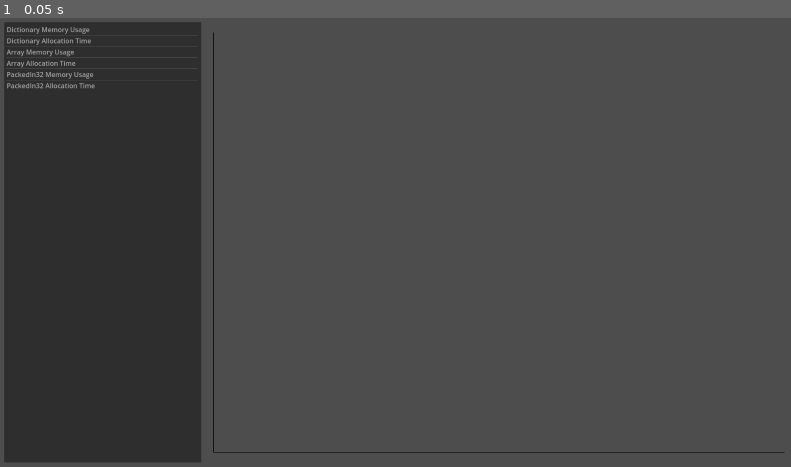
Above: before the commit, frame 1.
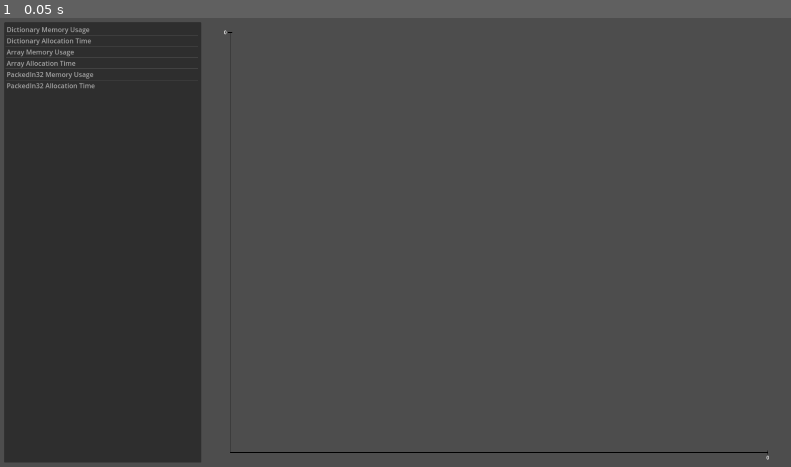
Above: after the commit, the same moment.

Repository: Viele/godot_benchmark
Game: Godot game, scene res://startup.tscn
Two runs of this game, one before a commit and one after it. Both use one fixed random seed, a clock stepped at 60 frames per second and the inputs below.
Inputs:
- Up to frame 1 (0.05 s): no input

The runs differ from the first frame. In frame 1, 0.3% of the frame differs, in the area x 26-100%, y 2-99%.

Commit message:
nicer graph

Diff:
--- a/benchmark_result.gd
+++ b/benchmark_result.gd
@@ -9,6 +9,17 @@
 
 var name: String
 var data: PackedVector2Array
-var x_unit: UnitType
-var y_unit: UnitType
+var x_unit: UnitType = UnitType.DATA_SIZE
+var y_unit: UnitType = UnitType.DATA_SIZE
 var color: Color = Color.PINK
+
+static func unit_type_to_string(value: UnitType) -> String:
+    match value:
+        UnitType.MEMORY:
+            return "B"
+        UnitType.TIME:
+            return "usec"
+        UnitType.DATA_SIZE:
+            return "#"
+
+    return "unknown"
--- a/benchmarks/dictionary_benchmark.gd
+++ b/benchmarks/dictionary_benchmark.gd
@@ -1,6 +1,7 @@
 class_name DictionaryBenchmark
 extends AbstractBenchmark
 
+const _BASE_COLOR = Color(0.2, 0.8, 0.2)
 
 static func run() -> Array[BenchmarkResult]:
     var results: Array[BenchmarkResult] = []
@@ -8,10 +9,14 @@
     var memory_result := BenchmarkResult.new()
     memory_result.name = "Dictionary Memory Usage"
     results.append(memory_result)
+    memory_result.y_unit = BenchmarkResult.UnitType.MEMORY
+    memory_result.color = _BASE_COLOR * 0.9
 
     var time_result := BenchmarkResult.new()
     time_result.name = "Dictionary Allocation Time"
     results.append(time_result)
+    memory_result.y_unit = BenchmarkResult.UnitType.TIME
+    time_result.color = _BASE_COLOR * Color(0.8, 0.8, 1)
 
     var size = 1
     while size < BenchmarkConstants.MAX_ITERABLE_LENGTH:
--- a/benchmarks/packed32_benchmark.gd
+++ b/benchmarks/packed32_benchmark.gd
@@ -9,13 +9,13 @@
     var memory_result := BenchmarkResult.new()
     memory_result.name = "PackedIn32 Memory Usage"
     results.append(memory_result)
-    memory_result.x_unit = BenchmarkResult.UnitType.DATA_SIZE
     memory_result.y_unit = BenchmarkResult.UnitType.MEMORY
     memory_result.color = _BASE_COLOR * 0.9
 
     var time_result := BenchmarkResult.new()
     time_result.name = "PackedIn32 Allocation Time"
     results.append(time_result)
+    memory_result.y_unit = BenchmarkResult.UnitType.TIME
     time_result.color = _BASE_COLOR * Color(0.8, 0.8, 1)
 
     var size = 1
--- a/constants.gd
+++ b/constants.gd
@@ -6,4 +6,4 @@
 const ITERATIONS := 3
 
 ## To which size to test Dictionaries and Arrays.
-const MAX_ITERABLE_LENGTH := 1 << 14
+const MAX_ITERABLE_LENGTH := 1 << 15
--- a/gui/result_graph.gd
+++ b/gui/result_graph.gd
@@ -1,35 +1,117 @@
 extends Control
 
 
+enum ScaleMode {
+	LINEAR,
+	LOG,
+}
+
+const LABEL_SIZE := 12
+var _font = ThemeDB.fallback_font
+
 var _results: Array[BenchmarkResult]
+var _x_mode: ScaleMode = ScaleMode.LOG
+var _y_mode: ScaleMode = ScaleMode.LOG
+
+
+func _scale_point(p: Vector2) -> Vector2:
+	if _x_mode == ScaleMode.LOG:
+		p.x = log(p.x)
+	if _y_mode == ScaleMode.LOG:
+		p.y = log(p.y)
+	return p
+
+
+func _draw_tick(pos: Vector2, direction: int) -> void:
+	var offset = Vector2()
+	var tick_length = 5
+	if direction == 0:
+		offset.x = tick_length
+	elif direction == 1:
+		offset.y = tick_length
+	draw_line(pos + offset, pos - offset, Color.BLACK, 2)
+
+
+# Simply wrapping draw_string with less args
+func _draw_text(pos: Vector2, text: String) -> void:
+	draw_string(_font, pos, text, HORIZONTAL_ALIGNMENT_LEFT, -1, LABEL_SIZE)
+
+
+func _draw_unit_label_x(pos: Vector2, text: String) -> void:
+	var text_size = _font.get_string_size(text, HORIZONTAL_ALIGNMENT_LEFT, -1, LABEL_SIZE)
+	_draw_text(pos - Vector2(text_size.x / 2, -text_size.y), text)
+
+
+func _draw_unit_label_y(pos: Vector2, text: String) -> void:
+	var text_size = _font.get_string_size(text, HORIZONTAL_ALIGNMENT_LEFT, -1, LABEL_SIZE)
+	_draw_text(pos - Vector2(text_size.x + 8, -(text_size.y / 4)), text)
 
 
 func _draw():
-    var pad = Vector2(20, 20)
-    var graph_size = size - pad * 2
-    var graph_start = pad + Vector2(0, graph_size.y)
+	var pad = Vector2(60, 20)
+	var graph_size = size - pad * 2
+	var graph_start = pad + Vector2(0, graph_size.y)
 
-    # Drawing the graph axes
-    draw_line(graph_start, graph_start + Vector2(graph_size.x, 0), Color.BLACK)
-    draw_line(graph_start, pad, Color.BLACK)
+	var x_units = {}
+	var y_units = {}
+	# There should be a range per unit.
+	var scaled_range := Rect2()
+	var data_range := Rect2()
+	for result: BenchmarkResult in _results:
+		x_units[result.x_unit] = true
+		y_units[result.y_unit] = true
+		for datapoint: Vector2 in result.data:
+			scaled_range = scaled_range.expand(_scale_point(datapoint))
+			data_range = data_range.expand(datapoint)
 
-    # There should be a range per unit.
-    var data_range := Rect2()
-    for result: BenchmarkResult in _results:
-        for datapoint: Vector2 in result.data:
-            data_range = data_range.expand(datapoint)
+	var text_size: Vector2
+	for result: BenchmarkResult in _results:
+		for i: int in range(result.data.size() - 1):
+			# 0 - graph_size range
+			var a: Vector2 = (_scale_point(result.data[i]) / scaled_range.size) * graph_size
+			var b: Vector2 = (_scale_point(result.data[i + 1]) / scaled_range.size) * graph_size
+			# Inverting y because the positive y axis for drawing is pointing down.
+			var a_fitted = graph_start + Vector2(a.x, -a.y)
+			var b_fitted = graph_start + Vector2(b.x, -b.y)
+			draw_line(a_fitted, b_fitted, result.color, 1, true)
 
-    for result: BenchmarkResult in _results:
-        for i: int in range(result.data.size() - 1):
-            # 0 - graph_size range
-            var a: Vector2 = (result.data[i] / data_range.size) * graph_size
-            var b: Vector2 = (result.data[i + 1] / data_range.size) * graph_size
-            # Inverting y because the positive y axis for drawing is pointing down.
-            var a_fitted = graph_start + Vector2(a.x, -a.y)
-            var b_fitted = graph_start + Vector2(b.x, -b.y)
-            draw_line(a_fitted, b_fitted, result.color, 1, true)
+		var label_pos: Vector2 = (result.data[-1] / scaled_range.size) * graph_size
+		var label_pos_fitted = graph_start + Vector2(label_pos.x, -label_pos.y)
+		text_size = _font.get_string_size(result.name, HORIZONTAL_ALIGNMENT_LEFT, -1, LABEL_SIZE)
+		_draw_text(label_pos_fitted - Vector2(text_size.x, 0), result.name)
+
+	# Drawing the graph axes
+	draw_line(graph_start, graph_start + Vector2(graph_size.x, 0), Color.BLACK, 2)
+	draw_line(graph_start, pad, Color.BLACK, 2)
+
+	_draw_tick(graph_start + Vector2(graph_size.x, 0), 1)
+	_draw_tick(pad, 0)
+
+	_draw_unit_label_x(graph_start + Vector2(graph_size.x, 0), str(data_range.size.x))
+	_draw_unit_label_y(pad, str(data_range.size.y))
+
+	# Draw units
+	x_units = x_units.keys()
+	x_units.sort()
+	y_units = y_units.keys()
+	y_units.sort()
+	var x_unit_string = ""
+	for u in x_units:
+		x_unit_string += BenchmarkResult.unit_type_to_string(u) + " "
+	text_size = _font.get_string_size(x_unit_string, HORIZONTAL_ALIGNMENT_LEFT, -1, LABEL_SIZE)
+	_draw_text(graph_start + Vector2(0, text_size.y + 2), x_unit_string)
 
 
 func draw_results(results: Array[BenchmarkResult]) -> void:
-    _results = results
-    queue_redraw()
+	_results = results
+	queue_redraw()
+
+
+func set_x_scale(value: ScaleMode) -> void:
+	_x_mode = value
+	queue_redraw()
+
+
+func set_y_scale(value: ScaleMode) -> void:
+	_y_mode = value
+	queue_redraw()
